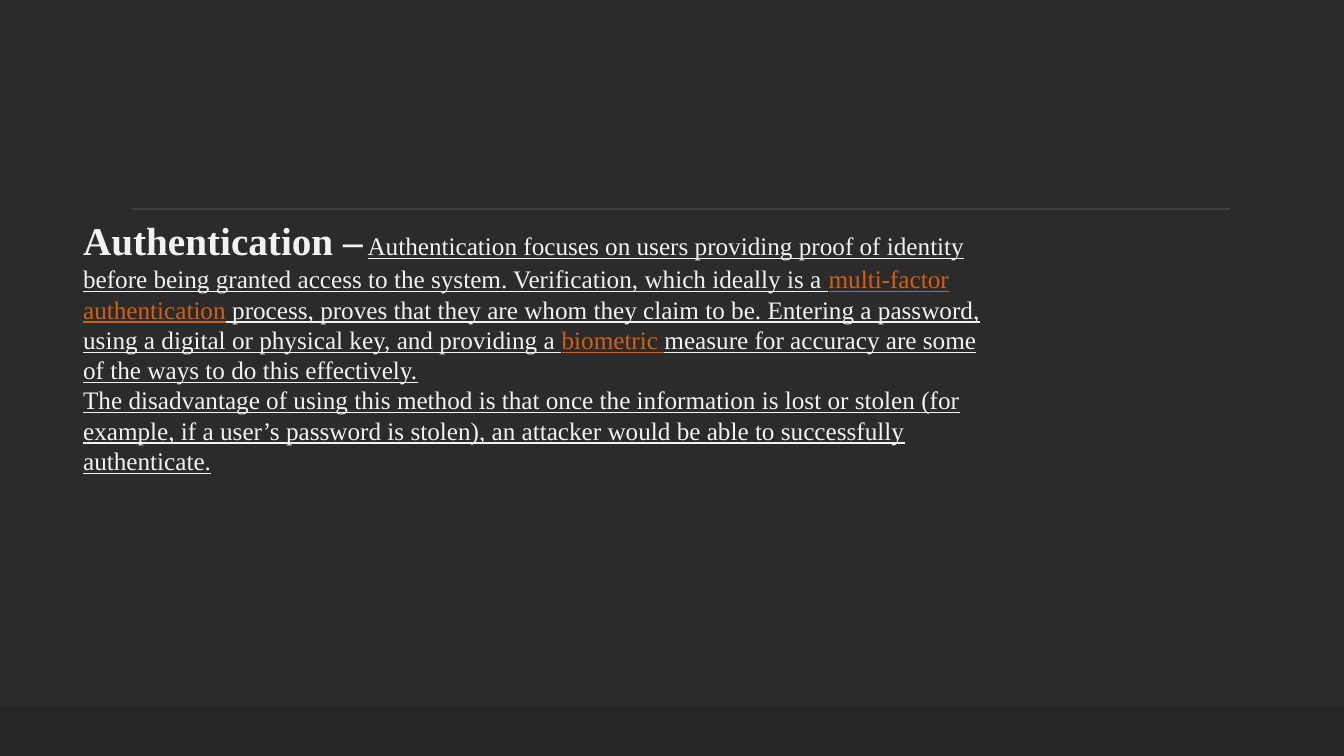
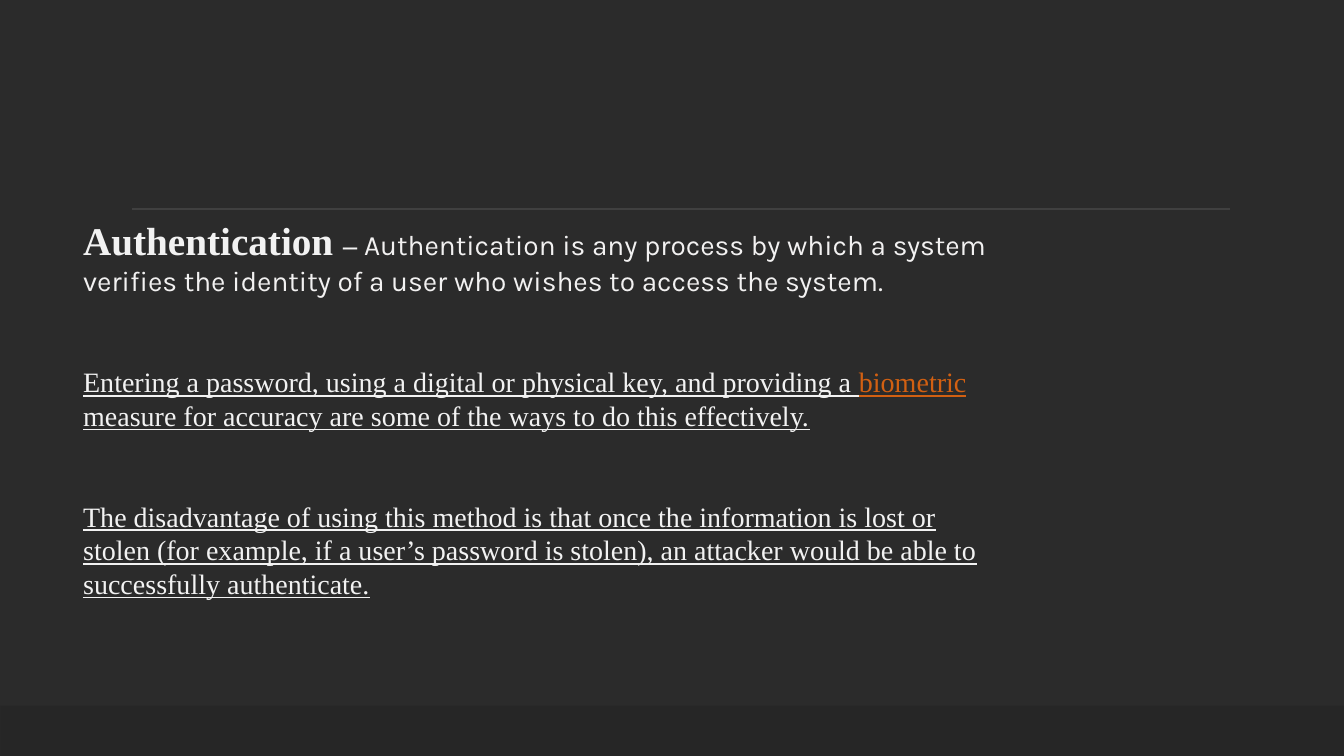
Before and after one commit to ronnie-1947/access-control-ppt, a slide deck: slide 6 of Access Control.pptx. Drawn at 1344x756 pixels with LibreOffice and Linux fonts; fonts in the diff are those of the drawing; background and template pictures are left out; a plain dark background stands for a picture behind light text. Boxes give left, top, right and bottom in pixels: in the first picture for what was removed or moved away, otherwise in the second. Text is boxed around its words. In the diff, an @@ line names an element or a change of style, - is before the commit and + after.

```diff
--- a/Access Control.pptx
+++ b/Access Control.pptx
@@ text at (x1=83, y1=228, x2=986, y2=431): text changed; size 18 to 20 pt @@
-Authentication – Authentication focuses on users providing proof of identity before being granted access to the system. Verification, which ideally is a multi-factor authentication process, proves that they are whom they claim to be. Entering a password, using a digital or physical key, and providing a biometric measure for accuracy are some of the ways to do this effectively.
+Authentication – Authentication is any process by which a system verifies the identity of a user who wishes to access the system.
+Entering a password, using a digital or physical key, and providing a biometric measure for accuracy are some of the ways to do this effectively.
@@ text at (x1=83, y1=507, x2=976, y2=599): size 18 to 20 pt in "The disadvantage of using this method is ..." @@
```
Also in this commit, not shown: 8 other slides changed, 1 slide removed.
